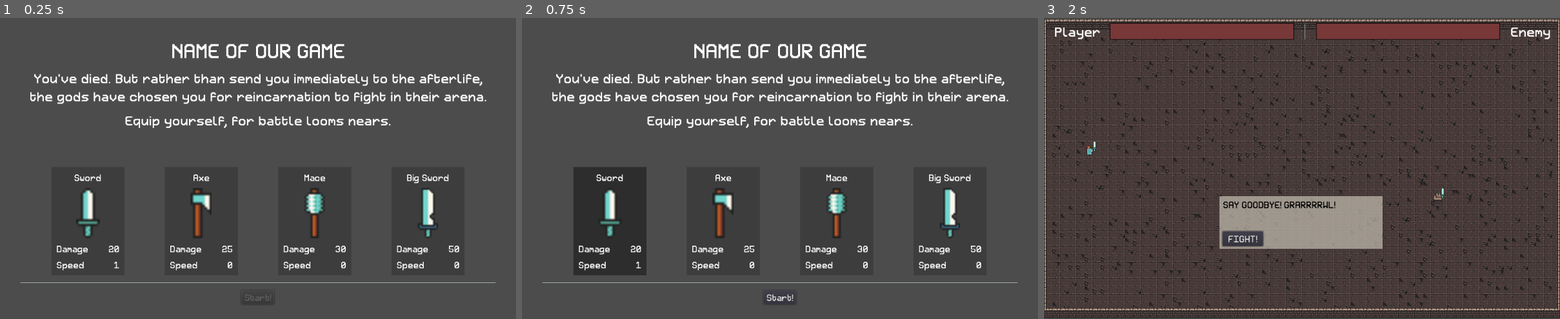
Above: before the commit, frames 1-3 (left to right).
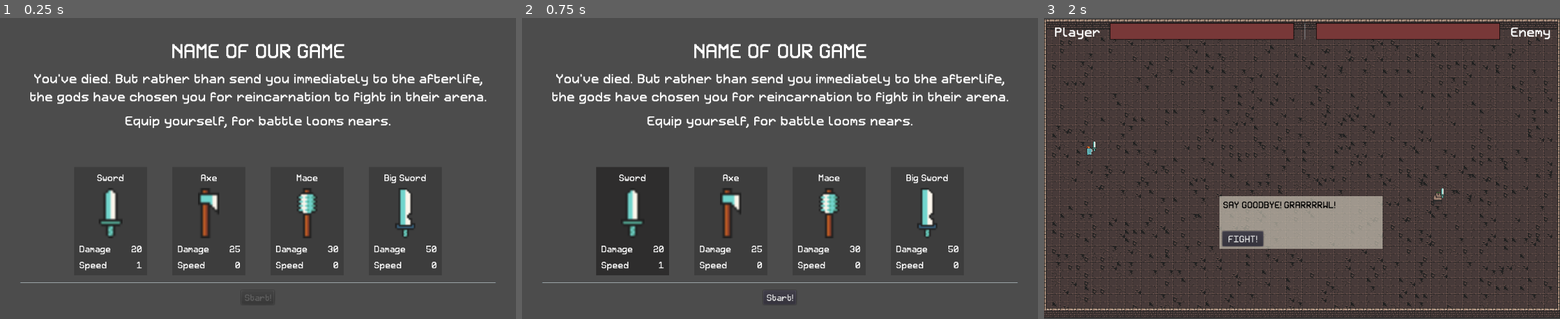
Above: after the commit, the same moments.

Repository: josephmbustamante/ludum-dare-45
Game: Godot game, scene res://Scenes/WeaponPickerScreen.tscn
Two runs of this game, one before a commit and one after it. Both use one fixed random seed, a clock stepped at 60 frames per second and the inputs below.
Inputs (mouse positions are in pixels of both pictures, inside the frame that each line leads up to):
- Up to frame 1 (0.25 s): no input
- Up to frame 2 (0.75 s): tap Enter at 0.5 s; move the mouse to (609, 222) at 0.52 s; hold Right (right) from 0.53 s (still down); click (609, 222) at 0.6 s
- Up to frame 3 (2 s): release Right (right) at 1.25 s; click "Start!" at 1.25 s

The runs differ from the first frame. In frame 1, 3.9% of the frame differs, in the area x 11-89%, y 51-84%; in frame 2, 6.8%, in the area x 10-89%, y 49-86%; in frame 3, nothing differs.

Commit message:
Less weapon select separation so the unarmed weapon can fit

Diff:
--- a/Scenes/WeaponPickerScreen.tscn
+++ b/Scenes/WeaponPickerScreen.tscn
@@ -66,24 +66,24 @@
 margin_bottom = 457.0
 rect_min_size = Vector2( 0, 200 )
 size_flags_horizontal = 3
-custom_constants/separation = 80
+custom_constants/separation = 50
 alignment = 1
 
 [node name="HSeparator" type="HSeparator" parent="Rows"]
 margin_top = 472.0
 margin_right = 944.0
-margin_bottom = 476.0
+margin_bottom = 472.0
 custom_constants/separation = 0
 
 [node name="CenterContainer" type="CenterContainer" parent="Rows"]
-margin_top = 491.0
+margin_top = 487.0
 margin_right = 944.0
-margin_bottom = 511.0
+margin_bottom = 515.0
 
 [node name="Button" type="Button" parent="Rows/CenterContainer"]
-margin_left = 449.0
-margin_right = 549.0
-margin_bottom = 30.0
+margin_left = 439.0
+margin_right = 504.0
+margin_bottom = 28.0
 custom_fonts/font = ExtResource( 4 )
 disabled = true
 text = "Start!"
